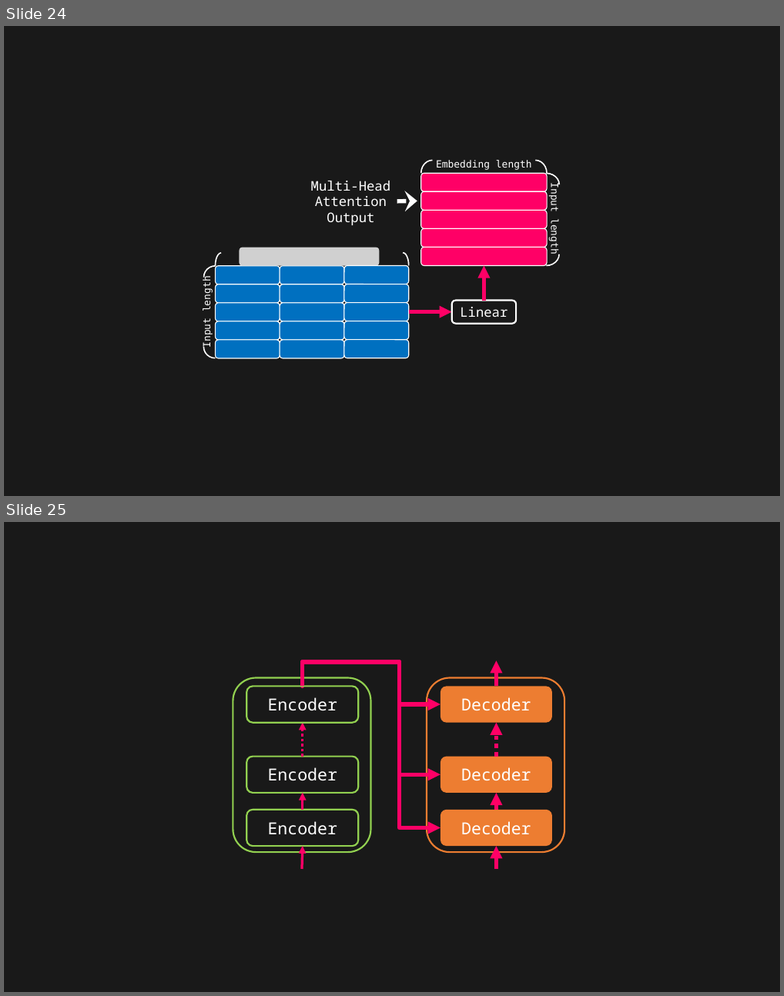
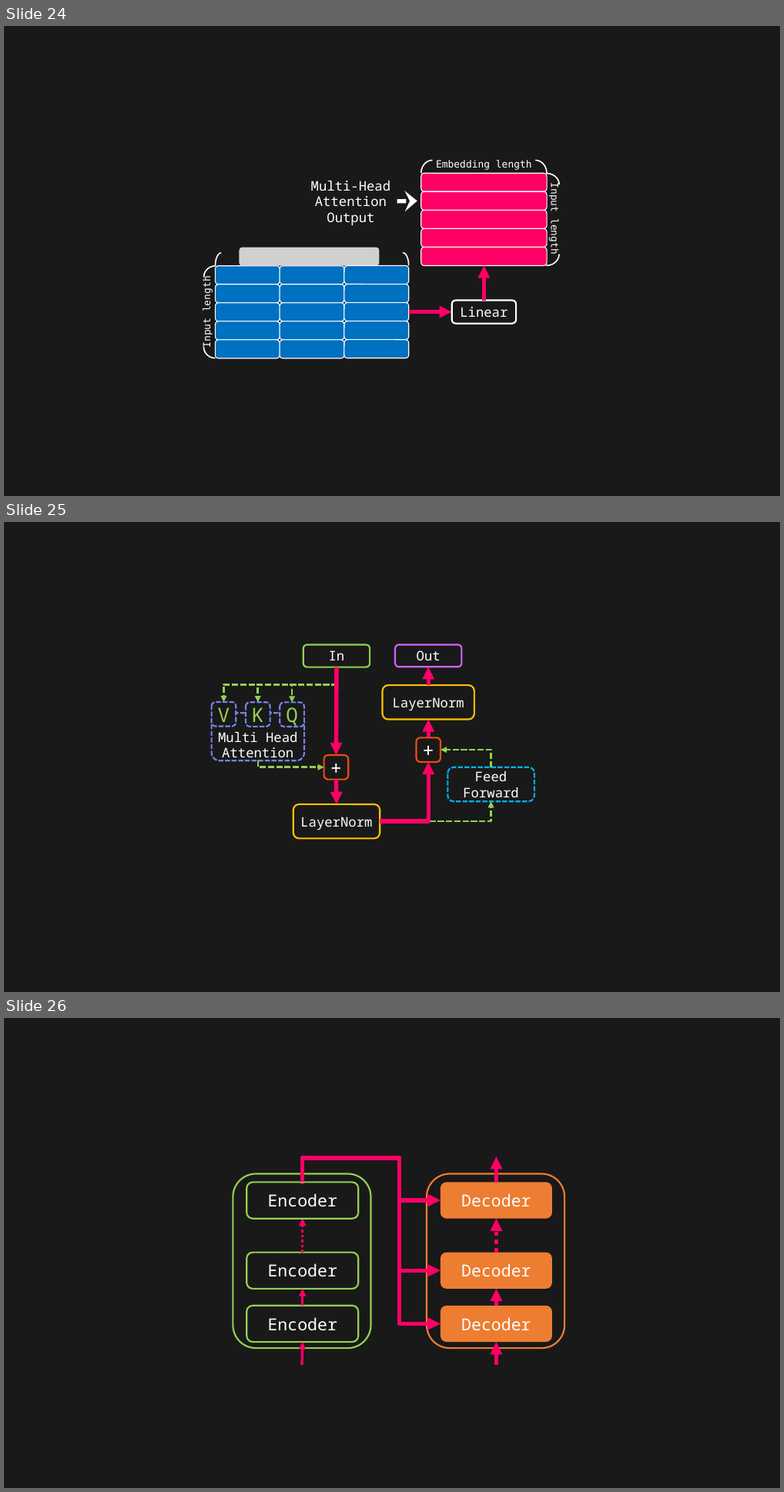
Before and after one commit to toonnyy8/PPT, a slide deck: Attention-is-all-you-need/image.pptx. Shown one above the other, each under a label of ours: slides 24 and 25 before the commit, slides 24, 25 and 26 after it. The pictures are 784x996 and 784x1492 pixels, drawn with LibreOffice and Linux fonts; fonts in the diff are those of the drawing; grey boxes stand for pictures. Boxes give left, top, right and bottom in pixels: in the first picture for what was removed or moved away, otherwise in the second. Text is boxed around its words. In the diff, an @@ line names an element or a change of style, - is before the commit and + after.

```diff
--- a/Attention-is-all-you-need/image.pptx
+++ b/Attention-is-all-you-need/image.pptx
@@ slide 25 added at (x1=4, y1=522, x2=780, y2=992), background #191919 @@
@@ rounded rectangle added at (x1=304, y1=644, x2=370, y2=668), outline #92D050 4 pt, 32 pt, text #FFFFFF @@
+In
@@ rounded rectangle added at (x1=395, y1=644, x2=462, y2=667), outline #CC66FF 4 pt, 32 pt, text #FFFFFF @@
+Out
@@ elbow arrow added from (337, 668) to (224, 702), #92D050 5 pt dashed @@
@@ elbow arrow added from (337, 668) to (258, 702), #92D050 5 pt dashed @@
@@ elbow arrow added from (337, 668) to (292, 702), #92D050 5 pt dashed @@
@@ arrow added from (337, 668) to (336, 755), #FF0066 10 pt @@
@@ arrow added from (428, 685) to (428, 667), #FF0066 10 pt @@
@@ rounded rectangle added at (x1=212, y1=702, x2=236, y2=727), fill #191919, outline #7582E1 4 pt dashed, 48 pt, text #92D050 @@
+V
@@ rounded rectangle added at (x1=246, y1=702, x2=270, y2=727), fill #191919, outline #7582E1 4 pt dashed, 48 pt, text #92D050 @@
+K
@@ rounded rectangle added at (x1=280, y1=702, x2=304, y2=727), fill #191919, outline #7582E1 4 pt dashed, 48 pt, text #92D050 @@
+Q
@@ rounded rectangle added at (x1=383, y1=685, x2=474, y2=720), outline #FFC000 4 pt, 32 pt, text #FFFFFF @@
+LayerNorm
@@ rounded rectangle added at (x1=212, y1=713, x2=304, y2=761), outline #7582E1 4 pt dashed, 32 pt, text #FFFFFF @@
+Multi Head Attention
@@ arrow added from (428, 738) to (428, 719), #FF0066 10 pt @@
@@ rounded rectangle added at (x1=416, y1=738, x2=441, y2=762), outline #EE4C12 4 pt, 48 pt, text #FFFFFF @@
++
@@ elbow arrow added from (491, 768) to (441, 750), #92D050 5 pt dashed @@
@@ elbow arrow added from (258, 761) to (324, 768), #92D050 5 pt dashed @@
@@ rounded rectangle added at (x1=324, y1=755, x2=348, y2=780), outline #EE4C12 4 pt, 48 pt, text #FFFFFF @@
++
@@ elbow arrow added from (380, 822) to (428, 762), #FF0066 10 pt @@
@@ rounded rectangle added at (x1=448, y1=768, x2=535, y2=802), outline #00B0F0 4 pt dashed, 32 pt, text #FFFFFF @@
+Feed Forward
@@ arrow added from (336, 780) to (337, 805), #FF0066 10 pt @@
@@ rounded rectangle added at (x1=294, y1=805, x2=380, y2=839), outline #FFC000 4 pt, 32 pt, text #FFFFFF @@
+LayerNorm
@@ elbow arrow added from (380, 822) to (491, 802), #92D050 5 pt dashed @@
@@ what was slide 25 is now slide 26 @@
```
Also in this commit, not shown: 1 other file.
